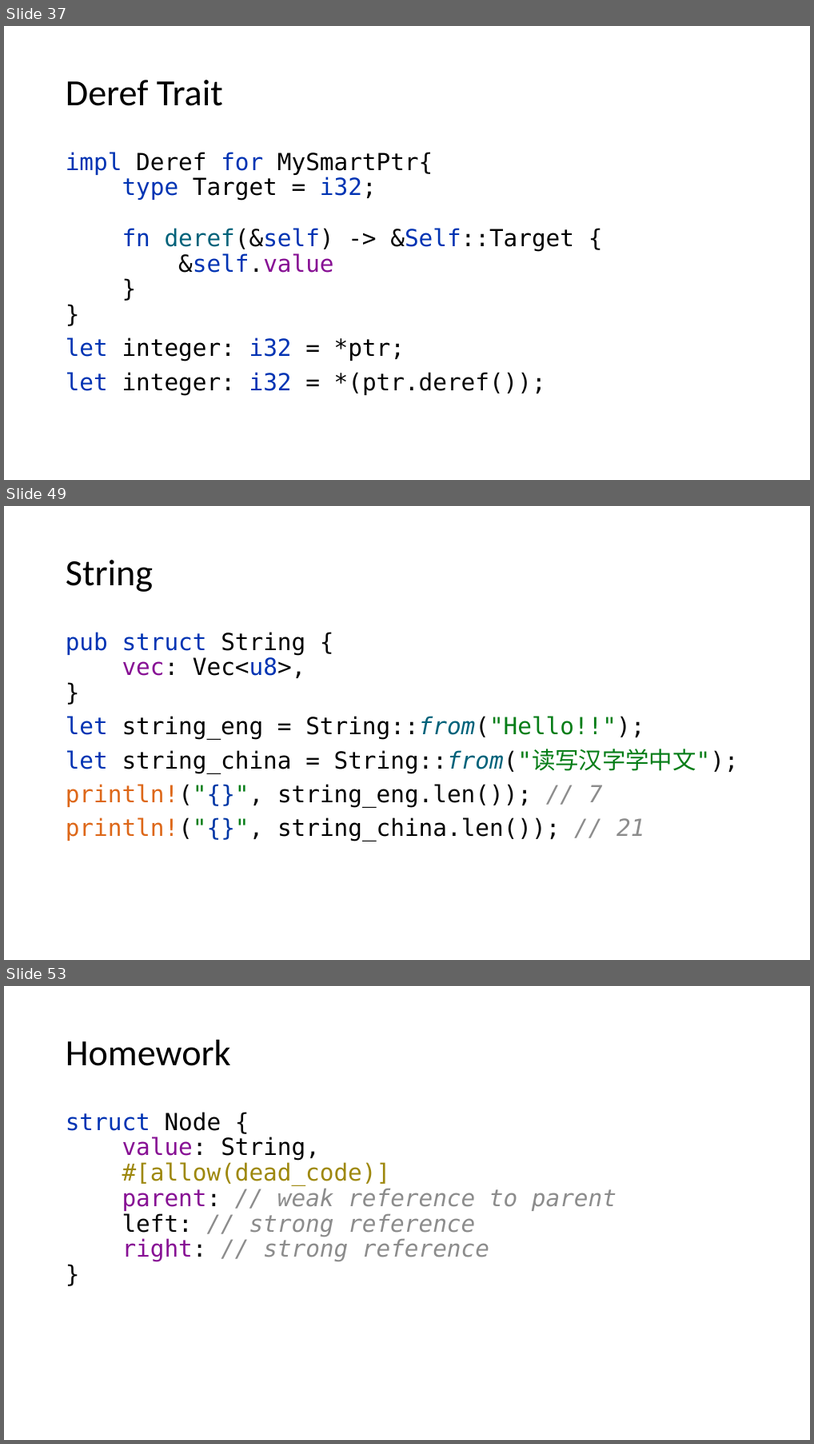
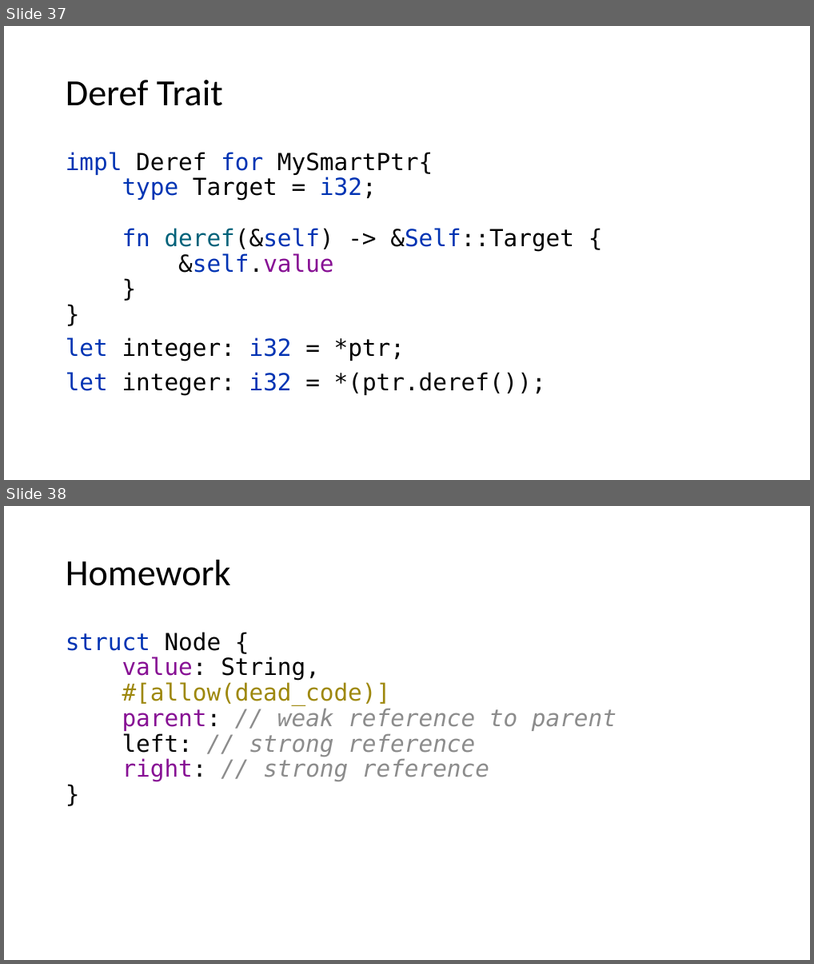
Before and after one commit to kugushev/course-rust-basics, a slide deck: src/05-SmartPointers/05-SmartPointers.pptx. Shown one above the other, each under a label of ours: slides 37, 49 and 53 before the commit, slides 37 and 38 after it; the slides between them are not shown. The pictures are 814x1444 and 814x964 pixels, drawn with LibreOffice and Linux fonts; fonts in the diff are those of the drawing. Boxes give left, top, right and bottom in pixels: in the first picture for what was removed or moved away, otherwise in the second. Text is boxed around its words. In the diff, an @@ line names an element or a change of style, - is before the commit and + after.

```diff
--- a/src/05-SmartPointers/05-SmartPointers.pptx
+++ b/src/05-SmartPointers/05-SmartPointers.pptx
@@ slide 49 removed at [4, 506, 810, 960], background #FFFFFF @@
@@ title removed at [66, 560, 153, 592] @@
-String
@@ text removed at [66, 632, 739, 840] @@
-pub struct String {
-vec: Vec<u8>,
-}
-let string_eng = String::from("Hello!!");
-let string_china = String::from("读写汉字学中文");
-println!("{}", string_eng.len()); // 7
-println!("{}", string_china.len()); // 21
@@ what was slide 53 is now slide 38 @@
```
Also in this commit, not shown: 1 slide changed, 14 other slides removed, 6 other files.
